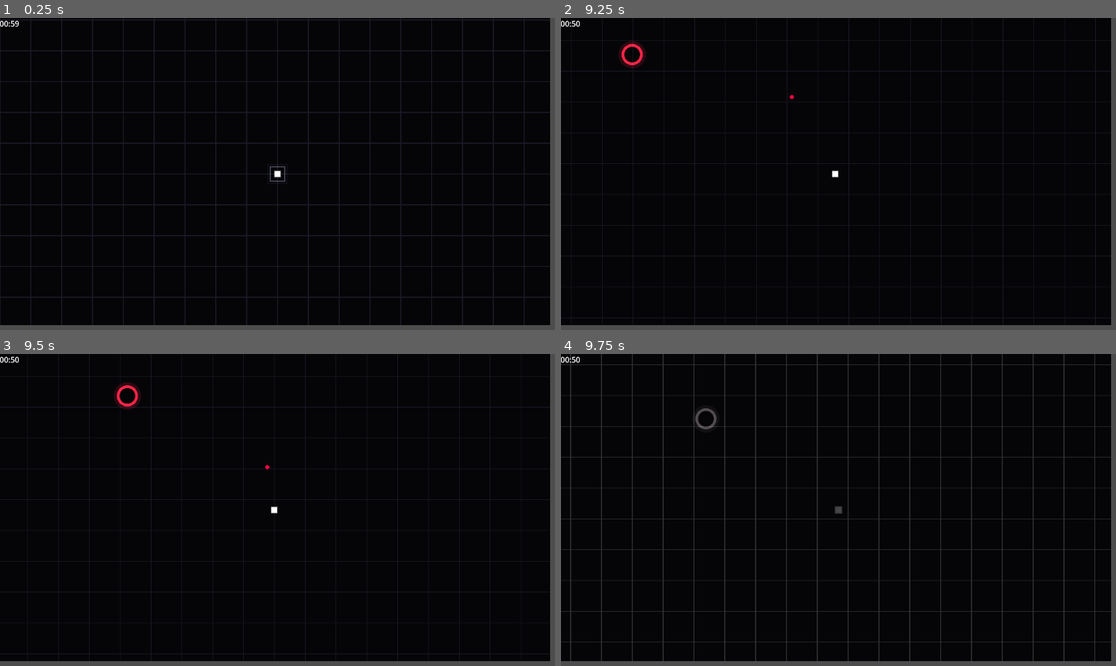
Above: before the commit, frames 1-4 (two rows, left to right).
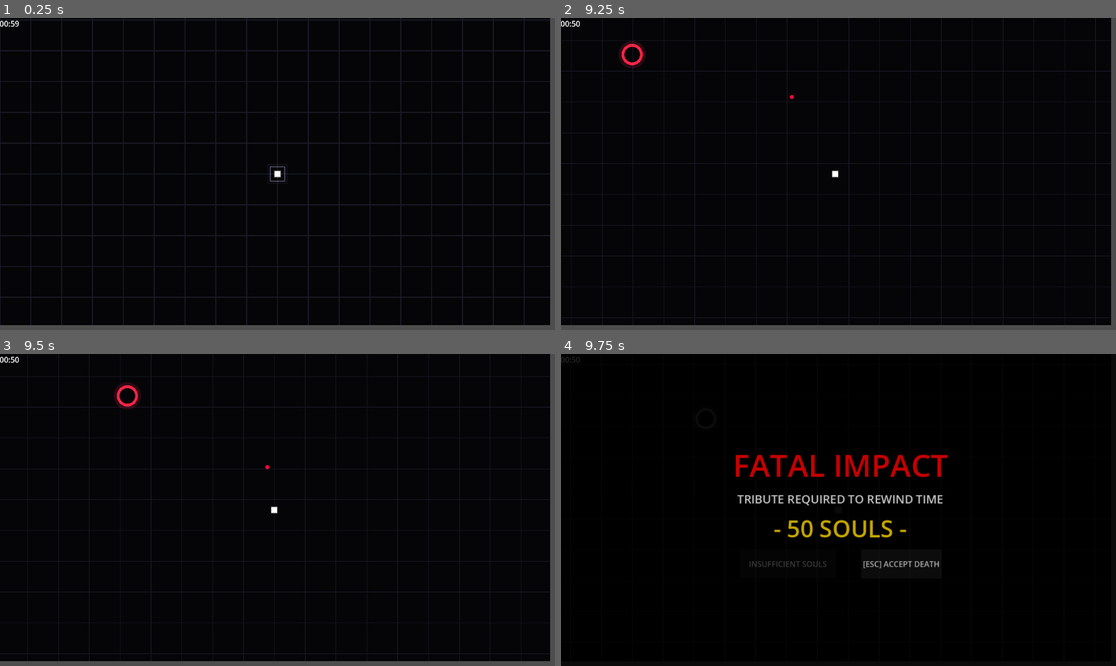
Above: after the commit, the same moments.

Repository: AnonymousXavier/ink-void
Game: Godot game, scene res://Scenes/world.tscn
Two runs of this game, one before a commit and one after it. Both use one fixed random seed, a clock stepped at 60 frames per second and the inputs below. This scene is started directly instead of the project's main scene.
Inputs (mouse positions are in pixels of both pictures, inside the frame that each line leads up to):
- Up to frame 1 (0.25 s): no input
- Up to frame 2 (9.25 s): tap Enter at 0.5, 8.75 s; move the mouse to (960, 158) at 0.52 s; hold Right (right) 0.53-1.28 s; hold Space (parry) 0.53-1.28 s; tap Shift (dash) at 0.6, 1.55, 2.1, 3.05, 3.6, 4.55, 5.1, 6.05, 6.6, 7.55, 8.1, 9.05 s; click (960, 158) at 0.67 s; move the mouse to (727, 189) at 1.27 s; hold Down (down) 1.28-2.03 s; tap Space (parry) every 1.5 s from 1.35 to 8.85 s; click (727, 189) at 1.42 s; move the mouse to (894, 105) at 2.02 s; hold Right (right) 2.03-2.78 s; hold Space (parry) 2.03-2.78 s; click (894, 105) at 2.17 s; move the mouse to (810, 236) at 2.77 s; hold Up (up) 2.78-3.53 s; click (810, 236) at 2.92 s; move the mouse to (1005, 220) at 3.52 s; hold Space (parry) 3.53-4.28 s; hold Left (left) 3.53-5.03 s; click (1005, 220) at 3.67 s; tap Escape (ui_cancel) at 4.15 s; move the mouse to (672, 127) at 4.27 s; click (672, 127) at 4.42 s; move the mouse to (866, 174) at 5.02 s; hold Down (down) 5.03-5.78 s; hold Space (parry) 5.03-5.78 s; click (866, 174) at 5.17 s; move the mouse to (755, 96) at 5.77 s; hold Right (right) 5.78-6.53 s; click (755, 96) at 5.92 s; move the mouse to (960, 158) at 6.52 s; hold Up (up) 6.53-7.28 s; hold Space (parry) 6.53-7.28 s; click (960, 158) at 6.67 s; move the mouse to (727, 189) at 7.27 s; hold Right (right) 7.28-8.03 s; click (727, 189) at 7.42 s; move the mouse to (894, 105) at 8.02 s; hold Down (down) 8.03-8.78 s; hold Space (parry) 8.03-8.78 s; click (894, 105) at 8.17 s; move the mouse to (810, 236) at 8.77 s; hold Left (left) from 8.78 s (still down); click (810, 236) at 8.92 s
- Up to frame 3 (9.5 s): keep holding Left (left)
- Up to frame 4 (9.75 s): move the mouse to (1005, 556) at 9.52 s; release Left (left) at 9.53 s; hold Up (up) from 9.53 s (still down); hold Space (parry) from 9.53 s (still down); tap Shift (dash) at 9.6 s; click (1005, 556) at 9.67 s

Frames 1-3 are identical in both runs. In frame 4, 9.6% of the frame differs, in the area x 0-100%, y 0-100%.

Commit message:
Revive and Soul menu

Diff:
--- a/AutoLoads/Enums.gd
+++ b/AutoLoads/Enums.gd
@@ -1,6 +1,6 @@
 extends Node
 
-enum EVENT_TYPES {MOVEMENT, DAMAGE_ATTEMPT, DAMAGE_CONFIRMED …(138 unchanged characters)… EATH_SCREEN, OPEN_PERK_SHOP, ENTER_ARENA }
+enum EVENT_TYPES {MOVEMENT, DAMAGE_ATTEMPT, DAMAGE_CONFIRMED …(138 unchanged characters)… EATH_SCREEN, OPEN_PERK_SHOP, ENTER_ARENA, PENDING_REVIVE, REVIVE_CONFIRMED, REVIVE_REJECTED, SHOW_REVIVE_UI}
 enum SHAPE_TYPES {CIRCLE, DIAMOND, SQUARE, RECTANGLE, TRIANGLE}
 
 enum LEVELS {LOW=1, MEDIUM=2, HIGH=3}
--- a/Resources/BankData.gd
+++ b/Resources/BankData.gd
@@ -2,3 +2,4 @@
 class_name BankData
 
 @export var gold: int = 0
+@export var souls: int = 0
--- a/Scenes/ui_manager.gd
+++ b/Scenes/ui_manager.gd
@@ -40,6 +40,9 @@
 				_add_sigil_to_hud(event["upgrade_id"])
 			Enums.EVENT_TYPES.SHOW_DEATH_SCREEN:
 				_show_death_overlay()
+			Enums.EVENT_TYPES.SHOW_REVIVE_UI:
+				# This references the child node you just dropped into the tree!
+				$ReviveUI.display_ultimatum(event["cost"], event["can_afford"])
 
 func _add_sigil_to_hud(upgrade_id: String) -> void:
 	# If a pip with this exact ID already exists, update it instead of making a new one
--- a/Scenes/ui_manager.tscn
+++ b/Scenes/ui_manager.tscn
@@ -1,6 +1,7 @@
 [gd_scene format=3 uid="uid://do5e5lwlik3fo"]
 
 [ext_resource type="Script" uid="uid://dia6xf0ro1lu7" path="res://Scenes/ui_manager.gd" id="1_nphyr"]
+[ext_resource type="PackedScene" uid="uid://yvtjaymrwjt" path="res://Systems/revive_ui.tscn" id="2_blom3"]
 
 [sub_resource type="LabelSettings" id="LabelSettings_nphyr"]
 font_size = 48
@@ -99,3 +100,5 @@
 [node name="MainMenuButton" type="Button" parent="Control/DeathOverlay/VBoxContainer" unique_id=1357243289]
 layout_mode = 2
 text = "Main Menu"
+
+[node name="ReviveUI" parent="." unique_id=1789505353 instance=ExtResource("2_blom3")]
--- a/Scenes/world.gd
+++ b/Scenes/world.gd
@@ -32,6 +32,7 @@
 @onready var game_over_system: GameOverSystem = $GameOverSystem
 @onready var load_system: LoadSystem = $LoadSystem
 @onready var save_system: SaveSystem = $SaveSystem
+@onready var revive_system: ReviveSystem = $ReviveSystem
 
 
 var player_spawned: bool = false
@@ -81,7 +82,7 @@
 
 	shooting_system.update(delta)
 	projectile_dispatch_system.update(delta)
-	impact_system.update(delta)
+	impact_system.update()
 	flash_system.update(delta)
 	damage_system.update()
 	health_system.update()
@@ -89,6 +90,7 @@
 	death_system.update()
 	bank_system.update(delta)
 	upgrade_system.update()
+	revive_system.update()
 
 	if not game_over_system.game_ended: game_over_system.update(delta)
 	save_system.update()
--- a/Scenes/world.tscn
+++ b/Scenes/world.tscn
@@ -33,6 +33,7 @@
 [ext_resource type="PackedScene" uid="uid://cbutnn7dfq6nk" path="res://Systems/game_over_system.tscn" id="31_r0ikl"]
 [ext_resource type="PackedScene" uid="uid://cq8wjspcbub31" path="res://Systems/load_system.tscn" id="32_opbav"]
 [ext_resource type="PackedScene" uid="uid://buc66fiiumisp" path="res://Systems/save_system.tscn" id="33_coyub"]
+[ext_resource type="PackedScene" uid="uid://ujk585sa8rmt" path="res://Systems/revive_system.tscn" id="34_opbav"]
 
 [node name="World" type="Node2D" unique_id=626846320]
 script = ExtResource("1_a02cp")
@@ -104,3 +105,5 @@
 [node name="LoadSystem" parent="." unique_id=1582889498 instance=ExtResource("32_opbav")]
 
 [node name="SaveSystem" parent="." unique_id=1414083304 instance=ExtResource("33_coyub")]
+
+[node name="ReviveSystem" parent="." unique_id=1524765446 instance=ExtResource("34_opbav")]
--- a/Systems/health_system.gd
+++ b/Systems/health_system.gd
@@ -6,13 +6,14 @@
 		if event["type"] == Enums.EVENT_TYPES.DAMAGE_CONFIRMED:
 			if apply_damage(event["id"], event["amount"]) <= 0:
 				if event["id"] == SceneInstances.entity_manager.player_id:
-					SceneInstances.events_manager.add_event({"type": Enums.EVENT_TYPES.GAME_OVER, "id": event["id"]})
+					# THE INTERCEPTION: Do not trigger GAME_OVER yet!
+					SceneInstances.events_manager.add_event({"type": Enums.EVENT_TYPES.PENDING_REVIVE, "id": event["id"]})
 				else:
 					SceneInstances.events_manager.add_event({"type": Enums.EVENT_TYPES.ENTITY_KILLED, "id": event["id"]})
 
 func apply_damage(entity_id: int, amount: float):
 	if not SceneInstances.entity_manager.health_components.has(entity_id):
-		return 0 # Ignore the damage.
+		return 0
 
 	var healthData: HealthData = SceneInstances.entity_manager.health_components[entity_id]
 	healthData.health -= amount
--- a/Systems/impact_system.gd
+++ b/Systems/impact_system.gd
@@ -1,7 +1,7 @@
 extends Node
 class_name ImpactSystem
 
-func update(_delta: float) -> void:
+func update() -> void:
 	var entity_manager = SceneInstances.entity_manager
 	var player_id = entity_manager.player_id
 
@@ -10,6 +10,7 @@
 	var player_transform = entity_manager.transform_components.get(player_id)
 	var player_parry = entity_manager.parry_components.get(player_id)
 	var player_health = entity_manager.health_components.get(player_id)
+	var player_shield = entity_manager.shield_components.get(player_id) # 1. Grab the Shield
 
 	if not player_transform or not player_parry or not player_health: return
 
@@ -22,14 +23,12 @@
 
 		# BULLET TARGETS PLAYER
 		if alignment.alignment == Enums.ALIGNMENTS.PLAYER:
-			# Dash Invincibility
 			var dash = entity_manager.dash_components.get(player_id)
-			if dash and dash.is_dashing:
-				continue
+			if dash and dash.is_dashing: continue
 
-			# Isnt Dashing
-			if player_transform.position.distance_to(bullet_transform.position) <= Constants.PARRY_RADIUS:
+			var distance = player_transform.position.distance_to(bullet_transform.position)
 
+			if distance <= Constants.PARRY_RADIUS:
 				if player_parry.current_state == ParryData.State.PARRYING:
 					SceneInstances.time_scale = 0.1
 					player_parry.current_state = ParryData.State.FROZEN_AIMING
@@ -39,11 +38,27 @@
 					var bullet_velocity_data = entity_manager.velocity_components.get(bullet_id)
 					if bullet_velocity_data:
 						bullet_velocity_data.speed = 0.0
-
 					break
 
 				elif player_parry.current_state != ParryData.State.FROZEN_AIMING:
-					SceneInstances.events_manager.add_event({"type": Enums.EVENT_TYPES.DAMAGE_ATTEMPT, "id": player_id, "amount": bullet_meele.damage})
+
+					# --- 2. THE SHIELD INTERCEPTION ---
+					if player_shield and player_shield.is_active:
+						player_shield.is_active = false
+						SceneInstances.events_manager.add_event({
+							"type": Enums.EVENT_TYPES.SCREEN_SHAKE,
+							"intensity": 0.8
+						})
+						print("SHIELD SHATTERED! Player saved.")
+						Factories.despawn_bullet(bullet_id)
+						break
+
+					# --- 3. LETHAL HIT (Drops to HealthSystem) ---
+					SceneInstances.events_manager.add_event({
+						"type": Enums.EVENT_TYPES.DAMAGE_ATTEMPT,
+						"id": player_id,
+						"amount": bullet_meele.damage
+					})
 					print("PLAYER HIT! HP: ", player_health.health)
 					Factories.despawn_bullet(bullet_id)
 					break
@@ -51,7 +66,6 @@
 		# BULLET TARGETS ENEMIES
 		elif alignment.alignment == Enums.ALIGNMENTS.ENEMY:
 			var bullet_hit_enemy = false
-
 			for enemy_id in entity_manager.is_an_enemy.keys():
 				var enemy_transform = entity_manager.transform_components.get(enemy_id)
 				var enemy_health = entity_manager.health_components.get(enemy_id)
@@ -59,22 +73,21 @@
 				if not enemy_transform or not enemy_health: continue
 
 				if bullet_transform.position.distance_to(enemy_transform.position) <= Constants.PARRY_RADIUS * 1.5:
+					if enemy_id in bullet_meele.hit_targets: continue
 
-					if enemy_id in bullet_meele.hit_targets:
-						continue # We already hit this guy
 					bullet_meele.hit_targets.append(enemy_id)
-
-					SceneInstances.events_manager.add_event({"type": Enums.EVENT_TYPES.DAMAGE_ATTEMPT, "id": enemy_id, "amount": bullet_meele.damage})
+					SceneInstances.events_manager.add_event({
+						"type": Enums.EVENT_TYPES.DAMAGE_ATTEMPT,
+						"id": enemy_id,
+						"amount": bullet_meele.damage
+					})
 					print("ENEMY HIT! HP: ", enemy_health.health)
 
 					if bullet_meele.pierce_count > 0:
 						bullet_meele.pierce_count -= 1
-						# Do NOT despawn! It rips right through!
 					else:
 						Factories.despawn_bullet(bullet_id)
 
 					bullet_hit_enemy = true
 					break
-
-			if bullet_hit_enemy:
-				continue
+			if bullet_hit_enemy: continue
--- /dev/null
+++ b/Systems/revive_system.gd
@@ -0,0 +1,58 @@
+extends Node
+class_name ReviveSystem
+
+# The cost doubles every time you use it in a single run (50 -> 100 -> 200)
+var current_revive_cost: int = 50
+
+func update() -> void:
+	for event in SceneInstances.events_manager.events:
+		if event["type"] == Enums.EVENT_TYPES.PENDING_REVIVE:
+			trigger_revive_sequence()
+
+		elif event["type"] == Enums.EVENT_TYPES.REVIVE_CONFIRMED:
+			execute_revive()
+
+		elif event["type"] == Enums.EVENT_TYPES.REVIVE_REJECTED:
+			# The player chose to die, or couldn't afford it. Fire the true end.
+			SceneInstances.events_manager.add_event({
+				"type": Enums.EVENT_TYPES.GAME_OVER,
+				"id": SceneInstances.entity_manager.player_id
+			})
+
+func trigger_revive_sequence():
+	var bank = SceneInstances.entity_manager.bank_data
+
+	# 1. Hard freeze the custom game loop
+	SceneInstances.time_scale = 0.0
+
+	# 2. Check if they have enough Keys (Souls)
+	var can_afford = bank.souls >= current_revive_cost
+
+	# 3. Tell the UI Manager to slide the Tribute overlay onto the screen
+	SceneInstances.events_manager.add_event({
+		"type": Enums.EVENT_TYPES.SHOW_REVIVE_UI,
+		"cost": current_revive_cost,
+		"can_afford": can_afford
+	})
+
+func execute_revive():
+	var entity_manager = SceneInstances.entity_manager
+	var player_id = entity_manager.player_id
+	var bank = entity_manager.bank_data
+
+	# 1. Deduct the souls and scale the cost for next time
+	bank.souls -= current_revive_cost
+	current_revive_cost *= 2
+
+	# 2. Heal the player back to baseline
+	var health = entity_manager.health_components.get(player_id)
+	if health:
+		health.health = health.maxHealth
+
+	# 3. BREATHING ROOM: Trigger your existing shockwave system!
+	# This clears all bullets around the player so they don't instantly die the frame they wake up.
+	if SceneInstances.wave_system:
+		SceneInstances.wave_system.trigger_shockwave()
+
+	# 4. Wake the engine back up
+	SceneInstances.time_scale = 1.0
--- /dev/null
+++ b/Systems/revive_system.tscn
@@ -0,0 +1,6 @@
+[gd_scene format=3 uid="uid://ujk585sa8rmt"]
+
+[ext_resource type="Script" uid="uid://bat6lai56mx3g" path="res://Systems/revive_system.gd" id="1_jm4ys"]
+
+[node name="ReviveSystem" type="Node" unique_id=1524765446]
+script = ExtResource("1_jm4ys")
--- /dev/null
+++ b/Systems/revive_ui.gd
@@ -0,0 +1,77 @@
+extends CanvasLayer
+class_name ReviveUI
+
+@onready var overlay: ColorRect = $Overlay
+@onready var container: Control = $CenterContainer
+@onready var cost_label: Label = $CenterContainer/VBoxContainer/CostLabel
+@onready var pay_button: Button = $CenterContainer/VBoxContainer/Spacer/HBoxContainer/PayButton
+@onready var die_button: Button = $CenterContainer/VBoxContainer/Spacer/HBoxContainer/DieButton
+
+
+func _ready() -> void:
+	hide()
+	pay_button.pressed.connect(_on_pay_pressed)
+	die_button.pressed.connect(_on_die_pressed)
+
+func _input(event: InputEvent) -> void:
+	if not visible: return
+
+	if event.is_action_pressed("parry"):
+		if not pay_button.disabled:
+			_on_pay_pressed()
+			get_viewport().set_input_as_handled()
+
+	elif event.is_action_pressed("ui_cancel"):
+		_on_die_pressed()
+		get_viewport().set_input_as_handled()
+
+func display_ultimatum(cost: int, can_afford: bool) -> void:
+	cost_label.text = "- " + str(cost) + " SOULS -"
+
+	if can_afford:
+		pay_button.disabled = false
+		pay_button.modulate = Color.WHITE
+		pay_button.text = "[ SPACE ] TRIBUTE"
+	else:
+		pay_button.disabled = true
+		pay_button.modulate = Color.DARK_GRAY
+		pay_button.text = "INSUFFICIENT SOULS"
+
+	# --- THE TERMINAL SLAM ANIMATION ---
+	# Reset states before animating
+	overlay.modulate.a = 0.0
+	container.scale = Vector2(1.2, 1.2) # Start 20% larger
+	container.modulate.a = 0.0
+	show()
+
+	var tween = create_tween().set_parallel(true)
+	# Snap the dark background in almost instantly
+	tween.tween_property(overlay, "modulate:a", 1.0, 0.1)
+
+	# Slam the text down to normal size with an aggressive exponential curve
+	tween.tween_property(container, "scale", Vector2.ONE, 0.25).set_trans(Tween.TRANS_EXPO).set_ease(Tween.EASE_OUT)
+	tween.tween_property(container, "modulate:a", 1.0, 0.15)
+
+func _on_pay_pressed() -> void:
+	_animate_out_and_fire(Enums.EVENT_TYPES.REVIVE_CONFIRMED)
+
+func _on_die_pressed() -> void:
+	_animate_out_and_fire(Enums.EVENT_TYPES.REVIVE_REJECTED)
+
+# A clean exit animation that fires the event exactly when the screen clears
+func _animate_out_and_fire(event_type: Enums.EVENT_TYPES) -> void:
+	var tween = create_tween().set_parallel(true)
+
+	# Glitch-fade out quickly
+	tween.tween_property(container, "scale", Vector2(1.1, 1.1), 0.15).set_trans(Tween.TRANS_SINE)
+
+	# Fade the UI and the black background individually instead of trying to fade the CanvasLayer
+	tween.tween_property(container, "modulate:a", 0.0, 0.15)
+	tween.tween_property(overlay, "modulate:a", 0.0, 0.15)
+
+	tween.finished.connect(func():
+		hide()
+		# We don't need to reset modulate here because your display_ultimatum()
+		# function already forces them to 0.0 before slamming them back to 1.0!
+		SceneInstances.events_manager.add_event({"type": event_type})
+	)
--- /dev/null
+++ b/Systems/revive_ui.tscn
@@ -0,0 +1,90 @@
+[gd_scene format=3 uid="uid://yvtjaymrwjt"]
+
+[ext_resource type="Script" uid="uid://g5xw7fu420y0" path="res://Systems/revive_ui.gd" id="1_00240"]
+
+[sub_resource type="LabelSettings" id="LabelSettings_mftvl"]
+font_size = 64
+font_color = Color(1, 0, 0, 1)
+
+[sub_resource type="LabelSettings" id="LabelSettings_00240"]
+font_size = 24
+
+[sub_resource type="LabelSettings" id="LabelSettings_23e7g"]
+font_size = 48
+font_color = Color(1, 0.84313726, 0, 1)
+
+[node name="ReviveUI" type="CanvasLayer" unique_id=1789505353]
+layer = 100
+script = ExtResource("1_00240")
+
+[node name="Overlay" type="ColorRect" parent="." unique_id=1272342191]
+anchors_preset = 15
+anchor_right = 1.0
+anchor_bottom = 1.0
+grow_horizontal = 2
+grow_vertical = 2
+size_flags_horizontal = 3
+size_flags_vertical = 3
+color = Color(0, 0, 0, 0.8509804)
+
+[node name="CenterContainer" type="Control" parent="." unique_id=2014447667]
+layout_mode = 3
+anchors_preset = 15
+anchor_right = 1.0
+anchor_bottom = 1.0
+grow_horizontal = 2
+grow_vertical = 2
+size_flags_horizontal = 3
+size_flags_vertical = 3
+
+[node name="VBoxContainer" type="VBoxContainer" parent="CenterContainer" unique_id=171990821]
+layout_mode = 0
+offset_left = 20.0
+offset_top = 20.0
+offset_right = 1132.0
+offset_bottom = 628.0
+theme_override_constants/separation = 10
+alignment = 1
+
+[node name="TitleLabel" type="Label" parent="CenterContainer/VBoxContainer" unique_id=778450486]
+layout_mode = 2
+text = "FATAL IMPACT"
+label_settings = SubResource("LabelSettings_mftvl")
+horizontal_alignment = 1
+vertical_alignment = 1
+
+[node name="PromptLabel" type="Label" parent="CenterContainer/VBoxContainer" unique_id=1199887773]
+layout_mode = 2
+text = "TRIBUTE REQUIRED TO REWIND TIME"
+label_settings = SubResource("LabelSettings_00240")
+horizontal_alignment = 1
+vertical_alignment = 1
+
+[node name="CostLabel" type="Label" parent="CenterContainer/VBoxContainer" unique_id=1460663202]
+layout_mode = 2
+text = "-50 SOULS-"
+label_settings = SubResource("LabelSettings_23e7g")
+horizontal_alignment = 1
+vertical_alignment = 1
+
+[node name="Spacer" type="Control" parent="CenterContainer/VBoxContainer" unique_id=280885913]
+custom_minimum_size = Vector2(416, 60)
+layout_mode = 2
+size_flags_horizontal = 4
+
+[node name="HBoxContainer" type="HBoxContainer" parent="CenterContainer/VBoxContainer/Spacer" unique_id=1428403428]
+custom_minimum_size = Vector2(416, 60)
+layout_mode = 0
+offset_right = 40.0
+offset_bottom = 40.0
+theme_override_constants/separation = 50
+alignment = 1
+
+[node name="PayButton" type="Button" parent="CenterContainer/VBoxContainer/Spacer/HBoxContainer" unique_id=306934599]
+custom_minimum_size = Vector2(200, 60)
+layout_mode = 2
+text = "[SPACE] TRIBUTE"
+
+[node name="DieButton" type="Button" parent="CenterContainer/VBoxContainer/Spacer/HBoxContainer" unique_id=919703582]
+layout_mode = 2
+text = "[ESC] ACCEPT DEATH"
Not shown, added: Systems/revive_system.gd.uid
Not shown, added: Systems/revive_ui.gd.uid
